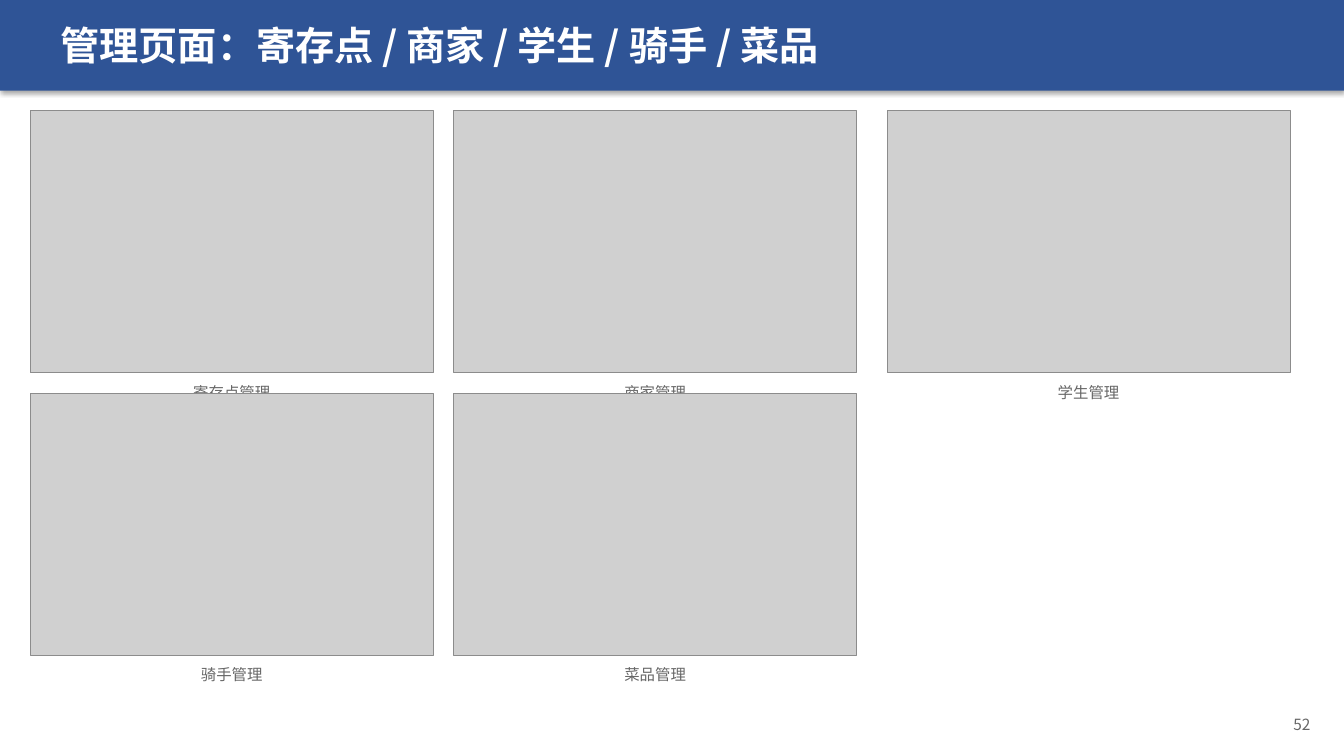
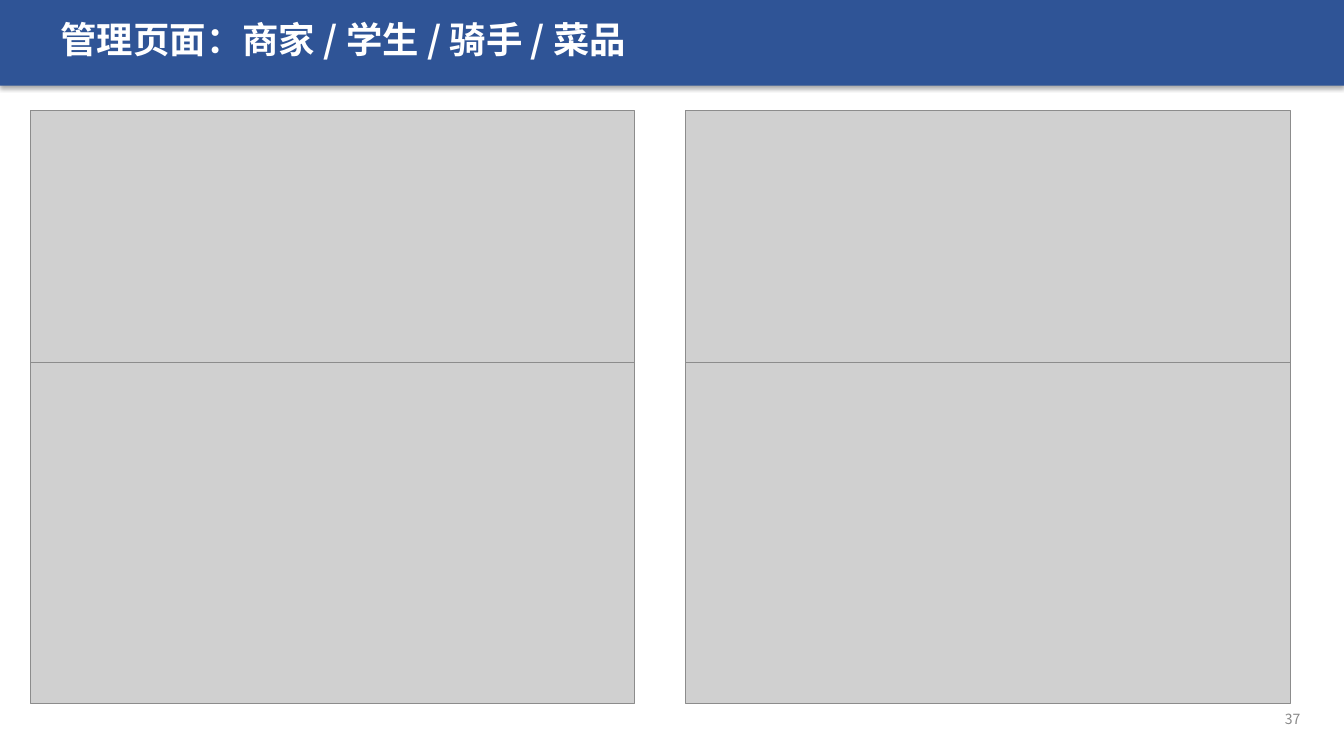
Before and after one commit to sou1maker/database, a slide deck: slide 37 of 校园外卖两段式配送系统_答辩汇报.pptx (slide 33 before the commit). Drawn at 1344x756 pixels with LibreOffice and Linux fonts; fonts in the diff are those of the drawing; grey boxes stand for pictures. Boxes give left, top, right and bottom in pixels: in the first picture for what was removed or moved away, otherwise in the second. Text is boxed around its words. In the diff, an @@ line names an element or a change of style, - is before the commit and + after.

```diff
--- a/校园外卖两段式配送系统_答辩汇报.pptx
+++ b/校园外卖两段式配送系统_答辩汇报.pptx
@@ rectangle added at bbox=[0, 0, 1344, 86], fill #2F5496 @@
@@ text "管理页面：商家 / 学生 / 骑手 ...": place and size @@
-text "管理页面：商家 / 学生 / 骑手 ..." at bbox=[0, 0, 1344, 91]
+text "管理页面：商家 / 学生 / 骑手 ..." at bbox=[60, 22, 626, 57]
@@ text "管理页面：商家 / 学生 / 骑手 ..." at bbox=[60, 22, 626, 57]: vertical alignment middle to top; fill #2F5496 to none; shadow off @@
@@ text at bbox=[60, 22, 626, 57]: text changed; size 28 to 26 pt @@
-管理页面：寄存点 / 商家 / 学生 / 骑手 / 菜品
+管理页面：商家 / 学生 / 骑手 / 菜品
@@ picture: place and size @@
-picture at bbox=[454, 111, 857, 373]
+picture at bbox=[30, 111, 635, 452]
@@ picture removed at bbox=[30, 111, 434, 373] @@
@@ picture: place and size @@
-picture at bbox=[887, 111, 1291, 373]
+picture at bbox=[686, 111, 1291, 452]
@@ picture: place and size @@
-picture at bbox=[30, 393, 434, 655]
+picture at bbox=[30, 363, 635, 704]
@@ text removed at bbox=[193, 382, 270, 394] @@
-寄存点管理
@@ text removed at bbox=[624, 382, 686, 394] @@
-商家管理
@@ picture: place and size @@
-picture at bbox=[454, 393, 857, 655]
+picture at bbox=[686, 363, 1291, 704]
@@ text removed at bbox=[1058, 385, 1120, 399] @@
-学生管理
@@ text removed at bbox=[201, 667, 263, 681] @@
-骑手管理
@@ text removed at bbox=[624, 667, 686, 681] @@
-菜品管理
@@ text added at bbox=[1285, 713, 1301, 724], 10 pt, text #888888 @@
+37
@@ text removed at bbox=[1293, 718, 1310, 730] @@
-52
```
Also in this commit, not shown: 23 other slides changed, 18 slides added, 14 slides removed, 1 other file.
